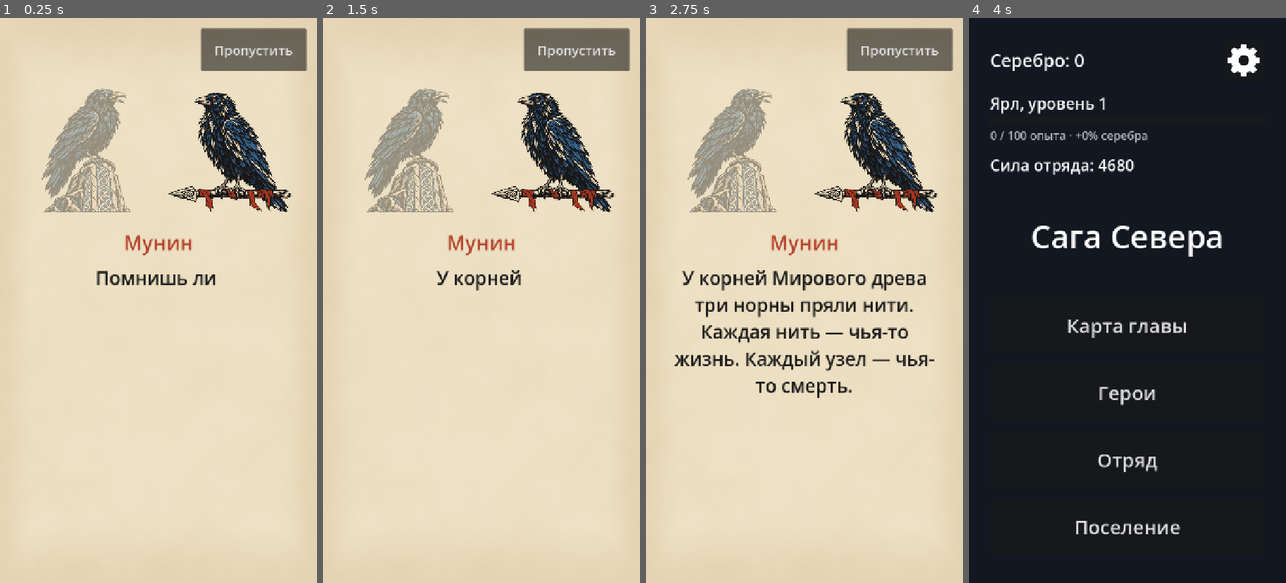
Above: before the commit, frames 1-4 (left to right).
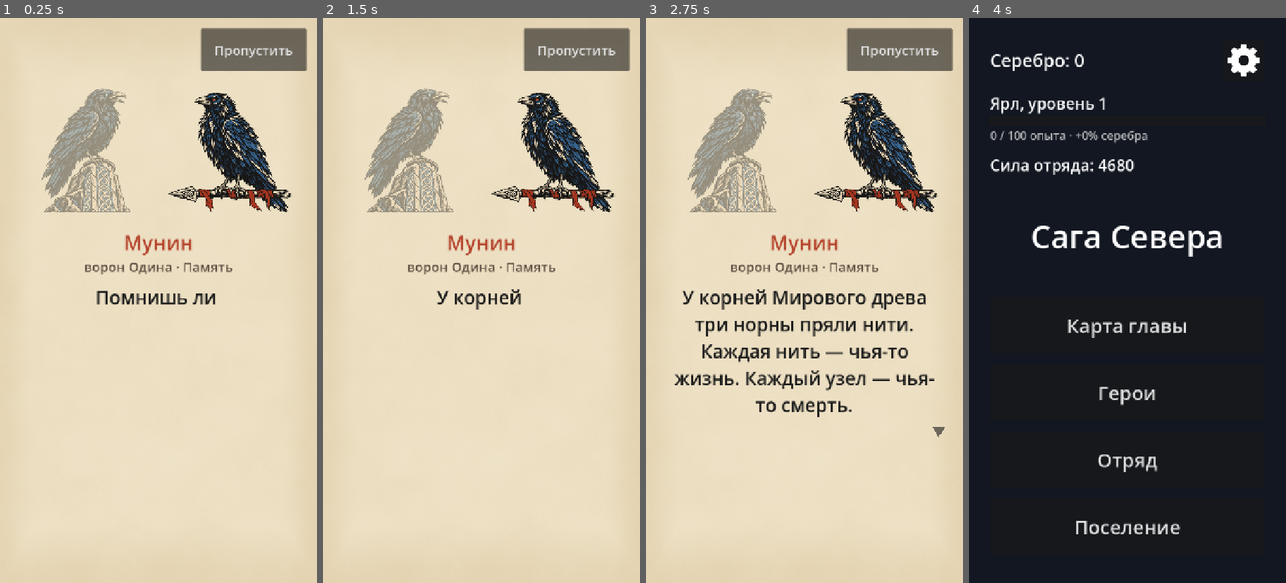
Above: after the commit, the same moments.

Repository: kozyrevdmit-create/saga-severa
Game: Godot game, scene res://scenes/main_menu.tscn
The game is run twice, just before and just after one commit, with the same random seed, the same clock (stepped at 60 frames per second) and the same inputs.
Inputs:
- Up to frame 1 (0.25 s): no input
- Up to frame 2 (1.5 s): click "Карта главы" at 0.5 s; click "Герои" at 1.25 s
- Up to frame 3 (2.75 s): click "Отряд" at 2 s
- Up to frame 4 (4 s): click "Поселение" at 2.75 s; click "Пропустить" at 3.5 s

The runs differ from the first frame. In frame 1, 1.3% of the frame differs, in the area x 26-74%, y 43-51%; in frame 2, 1.0%; in frame 3, 7.1%, in the area x 8-95%, y 43-75%; in frame 4, nothing differs.

Commit message:
M10.1: правки по плейтесту — прокрутка медленнее, значок «продолжить», подписи «кто есть кто»
- data/visual.json → list_scroll: glide_seconds 0.3 → 0.2, max_speed_screens_per_second 5 → 3 (только числа).
- Сцены: нарисованный треугольник «нажми, чтобы продолжить» справа внизу текста, мягко мигает, когда реплика
  напечатана (visual.json → story.continue_mark_blink_seconds); страница саги, диалог, финальная карточка.
- Подписи под именами говорящих — story.json → captions, дословно из LORE.md, раздел 6а; тест сверяет с лором.
- docs/LORE.md — версия 1.3 из iCloud. SPEC_CHANGES: три строки «M10 (плейтест, задача M10.1)».

Co-Authored-By: Claude Opus 5.5 <noreply@anthropic.com>

Diff:
--- a/data/story.json
+++ b/data/story.json
@@ -2,6 +2,16 @@
   "speakers": {
     "hugin": {"name": "Хугин", "portrait": {"x": 0.6, "y": 0.22, "size": 0.45}},
     "munin": {"name": "Мунин", "portrait": {"x": 0.4, "y": 0.24, "size": 0.45}}
+  },
+  "captions": {
+    "hugin": "ворон Одина · Мысль",
+    "munin": "ворон Одина · Память",
+    "torvald": "щитоносец дружины",
+    "sigrid": "берсерк дружины",
+    "eyvind": "скальд дружины",
+    "angrboda": "вёльва из Ётунхейма",
+    "skadi": "охотница из Ётунхейма",
+    "hrungnir": "каменный великан"
   },
   "scenes": [
     {
--- a/data/visual.json
+++ b/data/visual.json
@@ -11,13 +11,14 @@
   },
   "hit_min_gap_seconds": 0.4,
   "list_scroll": {
-    "glide_seconds": 0.3,
-    "max_speed_screens_per_second": 5,
+    "glide_seconds": 0.2,
+    "max_speed_screens_per_second": 3,
     "stop_speed_screens_per_second": 0.03,
     "speed_sample_seconds": 0.1
   },
   "story": {
     "letters_per_second": 45,
-    "quiet_raven_alpha": 0.4
+    "quiet_raven_alpha": 0.4,
+    "continue_mark_blink_seconds": 1.0
   }
 }
--- a/scenes/story.tscn
+++ b/scenes/story.tscn
@@ -1,7 +1,8 @@
-[gd_scene load_steps=5 format=3]
+[gd_scene load_steps=6 format=3]
 
 [ext_resource type="Script" path="res://scripts/ui/story_player.gd" id="1_story"]
 [ext_resource type="Shader" path="res://assets/shaders/paper.gdshader" id="2_paper"]
+[ext_resource type="Script" path="res://scripts/ui/continue_mark.gd" id="3_mark"]
 
 [sub_resource type="ShaderMaterial" id="ShaderMaterial_paper"]
 shader = ExtResource("2_paper")
@@ -93,13 +94,25 @@
 expand_mode = 1
 stretch_mode = 5
 
-[node name="PageName" type="Label" parent="Page/PageMargin/PageBox"]
+[node name="PageNameBox" type="VBoxContainer" parent="Page/PageMargin/PageBox"]
+layout_mode = 2
+mouse_filter = 2
+theme_override_constants/separation = 2
+
+[node name="PageName" type="Label" parent="Page/PageMargin/PageBox/PageNameBox"]
 unique_name_in_owner = true
 layout_mode = 2
 theme_override_colors/font_color = Color(0.71, 0.267, 0.173, 1)
 theme_override_font_sizes/font_size = 46
 horizontal_alignment = 1
 
+[node name="PageCaption" type="Label" parent="Page/PageMargin/PageBox/PageNameBox"]
+unique_name_in_owner = true
+layout_mode = 2
+theme_override_colors/font_color = Color(0.36, 0.3, 0.25, 1)
+theme_override_font_sizes/font_size = 30
+horizontal_alignment = 1
+
 [node name="PageText" type="Label" parent="Page/PageMargin/PageBox"]
 unique_name_in_owner = true
 custom_minimum_size = Vector2(1, 0)
@@ -108,6 +121,15 @@
 theme_override_font_sizes/font_size = 42
 horizontal_alignment = 1
 autowrap_mode = 3
+
+[node name="PageMark" type="Control" parent="Page/PageMargin/PageBox"]
+unique_name_in_owner = true
+modulate = Color(1, 1, 1, 0)
+custom_minimum_size = Vector2(30, 24)
+layout_mode = 2
+size_flags_horizontal = 8
+mouse_filter = 2
+script = ExtResource("3_mark")
 
 [node name="Dialog" type="VBoxContainer" parent="."]
 unique_name_in_owner = true
@@ -146,13 +168,19 @@
 layout_mode = 2
 size_flags_horizontal = 3
 mouse_filter = 2
-theme_override_constants/separation = 8
+theme_override_constants/separation = 6
 
 [node name="DialogName" type="Label" parent="Dialog/DialogPanel/DialogRow/DialogTextBox"]
 unique_name_in_owner = true
 layout_mode = 2
 theme_override_colors/font_color = Color(0.71, 0.267, 0.173, 1)
 theme_override_font_sizes/font_size = 38
+
+[node name="DialogCaption" type="Label" parent="Dialog/DialogPanel/DialogRow/DialogTextBox"]
+unique_name_in_owner = true
+layout_mode = 2
+theme_override_colors/font_color = Color(0.36, 0.3, 0.25, 1)
+theme_override_font_sizes/font_size = 26
 
 [node name="DialogText" type="Label" parent="Dialog/DialogPanel/DialogRow/DialogTextBox"]
 unique_name_in_owner = true
@@ -162,6 +190,15 @@
 theme_override_font_sizes/font_size = 34
 autowrap_mode = 3
 
+[node name="DialogMark" type="Control" parent="Dialog/DialogPanel/DialogRow/DialogTextBox"]
+unique_name_in_owner = true
+modulate = Color(1, 1, 1, 0)
+custom_minimum_size = Vector2(26, 20)
+layout_mode = 2
+size_flags_horizontal = 8
+mouse_filter = 2
+script = ExtResource("3_mark")
+
 [node name="EndCard" type="ColorRect" parent="."]
 unique_name_in_owner = true
 visible = false
@@ -174,8 +211,7 @@
 grow_vertical = 2
 mouse_filter = 2
 
-[node name="EndText" type="Label" parent="EndCard"]
-unique_name_in_owner = true
+[node name="EndBox" type="VBoxContainer" parent="EndCard"]
 layout_mode = 1
 anchors_preset = 15
 anchor_right = 1.0
@@ -184,11 +220,27 @@
 offset_right = -56.0
 grow_horizontal = 2
 grow_vertical = 2
+mouse_filter = 2
+theme_override_constants/separation = 20
+alignment = 1
+
+[node name="EndText" type="Label" parent="EndCard/EndBox"]
+unique_name_in_owner = true
+custom_minimum_size = Vector2(1, 0)
+layout_mode = 2
 theme_override_colors/font_color = Color(0.102, 0.102, 0.102, 1)
 theme_override_font_sizes/font_size = 52
 horizontal_alignment = 1
-vertical_alignment = 1
 autowrap_mode = 3
+
+[node name="EndMark" type="Control" parent="EndCard/EndBox"]
+unique_name_in_owner = true
+modulate = Color(1, 1, 1, 0)
+custom_minimum_size = Vector2(30, 24)
+layout_mode = 2
+size_flags_horizontal = 8
+mouse_filter = 2
+script = ExtResource("3_mark")
 
 [node name="SkipButton" type="Button" parent="."]
 unique_name_in_owner = true
--- a/scripts/data/game_data.gd
+++ b/scripts/data/game_data.gd
@@ -11,7 +11,7 @@
 var packs: Dictionary  ## packs.json: beast packs on the chapter map (enemies, unlock, point on the map)
 var balance: Dictionary  ## balance.json
 var visual: Dictionary  ## visual.json: hit flash and shake
-var story: Dictionary  ## story.json: saga scenes (lines, when shown) and the ravens who speak in them
+var story: Dictionary  ## story.json: saga scenes (lines, when shown), the ravens who speak in them, speakers' captions
 
 
 static func load_all() -> RefCounted:
@@ -108,6 +108,11 @@
 func speaker_name(speaker_id: String) -> String:
 	var ravens: Dictionary = story.get("speakers", {})
 	return ravens[speaker_id]["name"] if ravens.has(speaker_id) else get_hero(speaker_id)["name"]
+
+
+## The short caption under the name, «кто есть кто» (story.json → captions, word for word from docs/LORE.md, 6а).
+func speaker_caption(speaker_id: String) -> String:
+	return story.get("captions", {}).get(speaker_id, "")
 
 
 func is_raven(speaker_id: String) -> bool:
--- /dev/null
+++ b/scripts/ui/continue_mark.gd
@@ -0,0 +1,12 @@
+## The «нажми, чтобы продолжить» mark of a saga scene (M10.1): a small triangle pointing down, drawn rather than taken
+## from the font (the game's font has no arrows). It fills its own rect; StoryPlayer sets its colour and blinks it.
+extends Control
+
+@export var color := Color.BLACK:
+	set(value):
+		color = value
+		queue_redraw()
+
+
+func _draw() -> void:
+	draw_colored_polygon(PackedVector2Array([Vector2.ZERO, Vector2(size.x, 0.0), Vector2(size.x / 2.0, size.y)]), color)
--- a/scripts/ui/story_player.gd
+++ b/scripts/ui/story_player.gd
@@ -6,8 +6,12 @@
 ##   name and the text;
 ## «диалог» — a panel at the bottom with the speaker's portrait (a hero's from «Герои», a raven's head), name and text;
 ##   behind it the screen the scene started on, dimmed.
+## Under the speaker's name always stands a short caption, «кто есть кто» (story.json → captions; M10.1). Once a line is
+## typed out, a small mark at the bottom right of the text blinks softly: tap to go on (visual.json →
+## story.continue_mark_blink_seconds, one fade in and out); while the line is being typed there is no mark.
 ## «Пропустить» closes the whole scene at once. A scene with an end card (story.json → end_card) ends with the card on
-## paper; a tap closes it. Start a scene with StoryPlayer.play(screen, scene_id): it counts as seen as soon as it starts.
+## paper (with the same mark); a tap closes it. Start a scene with StoryPlayer.play(screen, scene_id): it counts as seen
+## as soon as it starts.
 extends Control
 
 signal finished  ## the scene is over: watched to the end or skipped
@@ -27,6 +31,9 @@
 var _letters := 0.0  ## letters of the line shown so far
 var _letters_per_second := 1.0
 var _quiet_alpha := 1.0
+var _mark: Control  ## the «продолжить» mark of the view on screen
+var _mark_seconds := 0.0  ## how long the mark has been blinking
+var _blink_seconds := 1.0
 var _closed := false
 
 
@@ -44,6 +51,10 @@
 	var settings: Dictionary = data.visual["story"]
 	_letters_per_second = float(settings["letters_per_second"])
 	_quiet_alpha = float(settings["quiet_raven_alpha"])
+	_blink_seconds = float(settings["continue_mark_blink_seconds"])
+	%PageMark.color = %PageText.get_theme_color("font_color")
+	%DialogMark.color = %DialogText.get_theme_color("font_color")
+	%EndMark.color = %EndText.get_theme_color("font_color")
 	%Hugin.texture = Art.raven_picture("hugin")
 	%Munin.texture = Art.raven_picture("munin")
 	var scene: Dictionary = data.get_scene(scene_id)
@@ -54,7 +65,8 @@
 
 
 func _process(delta: float) -> void:
-	if _typing == null or is_line_shown():
+	if is_line_shown():
+		_blink(delta)
 		return
 	_letters += delta * _letters_per_second
 	if _letters >= _typing.get_total_character_count():
@@ -99,6 +111,26 @@
 	return _on_end_card
 
 
+## The «продолжить» mark of the view on screen (its modulate.a is 0 while the line is being typed).
+func continue_mark() -> Control:
+	return _mark
+
+
+## The mark fades in and out once every continue_mark_blink_seconds, starting from invisible.
+func _blink(delta: float) -> void:
+	if _mark == null:
+		return
+	_mark_seconds += delta
+	_mark.modulate.a = 0.5 - 0.5 * cos(TAU * _mark_seconds / _blink_seconds)
+
+
+func _use_mark(mark: Control) -> void:
+	for each in [%PageMark, %DialogMark, %EndMark]:
+		each.modulate.a = 0.0
+	_mark = mark
+	_mark_seconds = 0.0
+
+
 func _next() -> void:
 	if _on_end_card:
 		close()
@@ -123,7 +155,9 @@
 		%Hugin.modulate.a = 1.0 if speaker == "hugin" else _quiet_alpha
 		%Munin.modulate.a = 1.0 if speaker == "munin" else _quiet_alpha
 		%PageName.text = data.speaker_name(speaker)
+		%PageCaption.text = data.speaker_caption(speaker)
 		%PageText.text = line["text"]
+		_use_mark(%PageMark)
 		_type(%PageText)
 	else:
 		for old in %DialogPortrait.get_children():
@@ -136,7 +170,9 @@
 			texture = Art.hero_portrait(data.get_hero(speaker))
 		%DialogPortrait.add_child(HeroesScreen.make_portrait_frame(texture, PORTRAIT_SIZE))
 		%DialogName.text = data.speaker_name(speaker)
+		%DialogCaption.text = data.speaker_caption(speaker)
 		%DialogText.text = line["text"]
+		_use_mark(%DialogMark)
 		_type(%DialogText)
 
 
@@ -155,3 +191,4 @@
 	%SkipButton.visible = false
 	%EndText.text = _end_card
 	%EndCard.visible = true
+	_use_mark(%EndMark)
--- a/tests/test_story.gd
+++ b/tests/test_story.gd
@@ -2,13 +2,15 @@
 ## is shown once per game at its moment (the intro on a new game and once for an old save, a hero's scene after their
 ## «Новый герой» window, the boss's scenes before the first battle and after the first win); the debug panel and an
 ## old save's heroes bring no scenes; «Пропустить» closes the scene; «Сцены саги» in «Настройки» plays seen scenes
-## again; «Сбросить прогресс» forgets them. Every line fits a phone screen.
+## again; «Сбросить прогресс» forgets them. Every line fits a phone screen. M10.1: under every speaker's name a caption
+## word for word from docs/LORE.md («6а. Кто есть кто»); a drawn «продолжить» mark blinks once a line is typed out.
 extends "res://tests/base_test.gd"
 
 const Progress := preload("res://scripts/save/progress.gd")
 const StoryPlayer := preload("res://scripts/ui/story_player.gd")
 const Art := preload("res://scripts/ui/art.gd")
 const STORY_MD := "res://docs/STORY_M10.md"
+const LORE_MD := "res://docs/LORE.md"
 const SETTINGS_SCENE := "res://scenes/settings.tscn"
 const MAIN_MENU_SCENE := "res://scenes/main_menu.tscn"
 const MAP_SCENE := "res://scenes/map.tscn"
@@ -89,6 +91,31 @@
 	assert_near(float(story["quiet_raven_alpha"]), 0.4, 0.1, "the quiet raven is faded to about 40%")
 
 
+## The captions «кто есть кто» are word for word the table of docs/LORE.md, section 6а, and every speaker in story.json
+## has one.
+func test_captions_match_the_lore_word_for_word() -> void:
+	var data = await _data()
+	var lore := {}  ## name → caption, from the table of section 6а
+	var in_section := false
+	var row := RegEx.create_from_string("^\\| (.+?) \\| (.+?) \\|$")
+	for line in FileAccess.get_file_as_string(LORE_MD).split("\n"):
+		if line.begins_with("## "):
+			in_section = line.begins_with("## 6а. Кто есть кто")
+		elif in_section and row.search(line) and not line.begins_with("| Имя |"):
+			lore[row.search(line).get_string(1)] = row.search(line).get_string(2)
+	assert_eq(lore.size(), 8, "eight captions in the lore table")
+	assert_eq(lore.get("Хугин", ""), "ворон Одина · Мысль", "the table is read")
+	var captions: Dictionary = data.story["captions"]
+	assert_eq(captions.size(), lore.size(), "story.json has a caption for each row of the table, no more")
+	for speaker_id in captions:
+		var name: String = data.speaker_name(speaker_id)
+		assert_true(lore.has(name), "%s is in the lore table" % name)
+		assert_eq(data.speaker_caption(speaker_id), lore.get(name, ""), "%s: the caption word for word" % name)
+	for scene_id in data.scene_ids():
+		for line in data.get_scene(scene_id)["lines"]:
+			assert_true(not data.speaker_caption(line["speaker"]).is_empty(), "%s: %s has a caption" % [scene_id, line["speaker"]])
+
+
 # --- when scenes are shown ----------------------------------------------------------
 
 func test_a_new_game_starts_with_the_intro() -> void:
@@ -251,6 +278,77 @@
 	_restore()
 
 
+## The caption stands under the name at every line, on a saga page and in a dialog, smaller and paler than the name.
+func test_the_caption_is_under_the_name_at_every_line() -> void:
+	await _use_progress(Progress.new_game((await _data())))
+	var tree := Engine.get_main_loop() as SceneTree
+	var screen := _blank_screen()
+	var player = StoryPlayer.play(screen, "intro")
+	await tree.process_frame
+	var expected := ["ворон Одина · Память", "ворон Одина · Память", "ворон Одина · Мысль", "ворон Одина · Память",
+			"ворон Одина · Мысль", "ворон Одина · Мысль", "ворон Одина · Память", "щитоносец дружины", "берсерк дружины",
+			"скальд дружины", "скальд дружины", "берсерк дружины"]
+	for i in expected.size():
+		var on_page: bool = player.get_node("%Page").visible
+		var prefix := "%Page" if on_page else "%Dialog"
+		var name: Label = player.get_node(prefix + "Name")
+		var caption: Label = player.get_node(prefix + "Caption")
+		assert_eq(caption.text, expected[i], "line %d: the caption" % (i + 1))
+		await tree.process_frame
+		assert_true(caption.get_global_rect().position.y >= name.get_global_rect().end.y - 0.5, "line %d: under the name" % (i + 1))
+		assert_true(caption.get_theme_font_size("font_size") < name.get_theme_font_size("font_size"), "smaller than the name")
+		var paler: Color = caption.get_theme_color("font_color")
+		assert_true(paler.s < name.get_theme_color("font_color").s, "paler than the name")
+		player.tap()
+		player.tap()
+	screen.queue_free()
+	_restore()
+
+
+## While a line is typed there is no «продолжить» mark; once it is whole, the mark (in the text's colour, at the bottom
+## right of the text) fades in and out once every continue_mark_blink_seconds. On a page, in a dialog, on the end card.
+func test_the_continue_mark_blinks_once_the_line_is_shown() -> void:
+	var data = await _data()
+	await _use_progress(Progress.new_game(data))
+	var tree := Engine.get_main_loop() as SceneTree
+	var blink := float(data.visual["story"]["continue_mark_blink_seconds"])
+	assert_near(blink, 1.0, 0.3, "about once a second")
+	var screen := _blank_screen()
+	var player = StoryPlayer.play(screen, "boss_after")
+	await tree.process_frame
+	for view in ["Dialog", "Page", "End"]:
+		while (view == "Page" and not player.get_node("%Page").visible) or (view == "End" and not player.is_on_end_card()):
+			player.tap()
+			player.tap()
+		var mark: Control = player.continue_mark()
+		assert_eq(mark, player.get_node("%" + view + "Mark"), "%s: its own mark" % view)
+		var text: Label = player.get_node("%" + view + "Text")
+		if view != "End":
+			assert_true(not player.is_line_shown(), "%s: the line is being typed" % view)
+			player._process(0.25)
+			assert_eq(mark.modulate.a, 0.0, "%s: no mark while typing" % view)
+			player.tap()
+		assert_true(player.is_line_shown(), "%s: the line is whole" % view)
+		assert_eq(mark.color, text.get_theme_color("font_color"), "%s: in the text's colour" % view)
+		player._process(blink / 2.0)
+		assert_near(mark.modulate.a, 1.0, 0.001, "%s: fully shown half a blink later" % view)
+		player._process(blink / 2.0)
+		assert_near(mark.modulate.a, 0.0, 0.001, "%s: and gone again after a whole blink" % view)
+		player._process(blink / 4.0)
+		assert_near(mark.modulate.a, 0.5, 0.001, "%s: softly, not on and off" % view)
+		await tree.process_frame
+		var rect := mark.get_global_rect()
+		var text_rect := text.get_global_rect()
+		assert_true(rect.position.y >= text_rect.end.y - 0.5, "%s: under the text" % view)
+		assert_near(rect.end.x, text_rect.end.x, 1.0, "%s: at its right edge" % view)
+		assert_true(rect.size.x >= 20.0 and rect.size.x <= 40.0, "%s: small" % view)
+		if view != "End":
+			player.tap()
+			assert_eq(mark.modulate.a, 0.0, "%s: the next line hides it" % view)
+	screen.queue_free()
+	_restore()
+
+
 ## The speaker's portrait: the hero's portrait from «Герои», a raven's head for a raven in a dialog.
 func test_dialog_shows_the_speakers_portrait() -> void:
 	await _use_progress(Progress.new_game((await _data())))
@@ -314,6 +412,8 @@
 				var shown: Control = player.get_node("%PageText" if line["view"] == "page" else "%DialogPanel")
 				var rect := shown.get_global_rect()
 				assert_true(screen_rect.encloses(rect), "%s fits the screen (%s)" % [where, rect])
+				var mark_rect: Rect2 = player.continue_mark().get_global_rect()
+				assert_true(screen_rect.encloses(mark_rect), "%s: the «продолжить» mark too (%s)" % [where, mark_rect])
 				if line["view"] == "dialog":
 					assert_true(rect.position.y > player.get_node("%SkipButton").get_global_rect().end.y, "%s: below «Пропустить»" % where)
 					var text: Label = player.get_node("%DialogText")
Not shown, changed: README.md
Not shown, changed: docs/LORE.md
Not shown, changed: docs/SPEC_CHANGES.md
